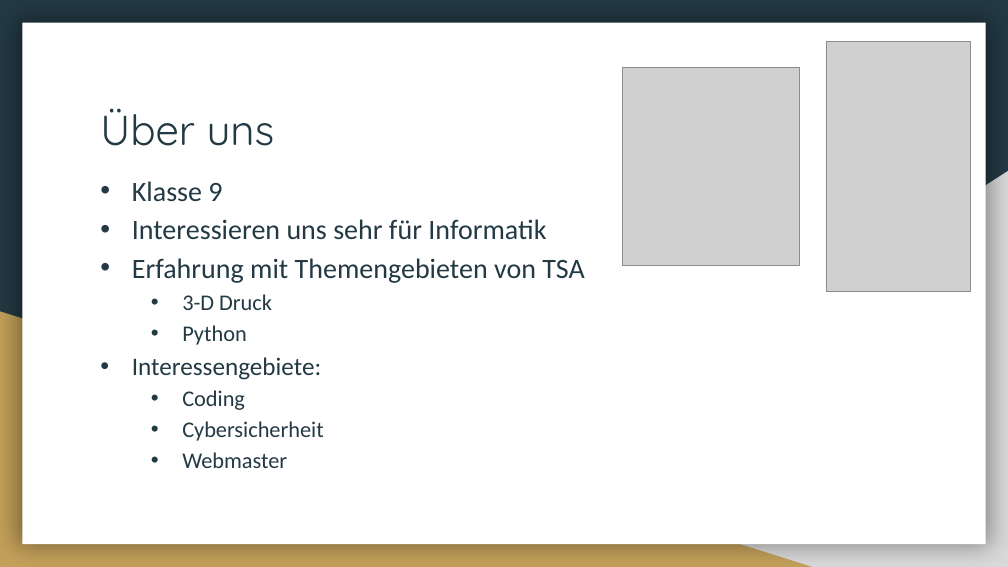
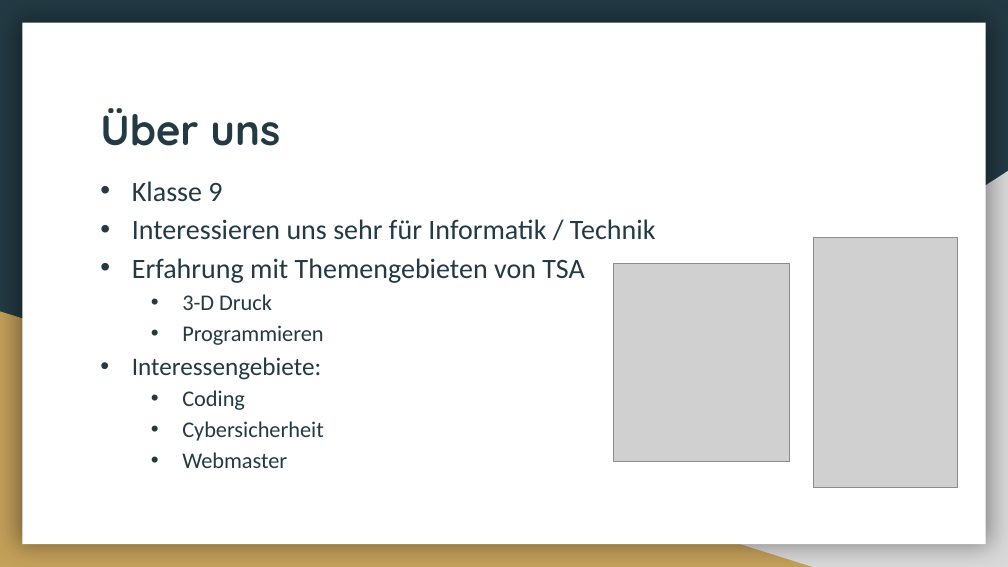
Before and after one commit to Lexa-Heda/TSA, a slide deck: slide 3 of TSA_Vortrag.pptx. Drawn at 1008x567 pixels with LibreOffice and Linux fonts; fonts in the diff are those of the drawing; grey boxes stand for pictures. Boxes give left, top, right and bottom in pixels: in the first picture for what was removed or moved away, otherwise in the second. Text is boxed around its words. In the diff, an @@ line names an element or a change of style, - is before the commit and + after.

```diff
--- a/TSA_Vortrag.pptx
+++ b/TSA_Vortrag.pptx
@@ title "Über uns" at (x1=100, y1=108, x2=280, y2=146): bold on @@
@@ text at (x1=132, y1=219, x2=656, y2=240): text changed @@
-• Interessieren uns sehr für Informatik
+• Interessieren uns sehr für Informatik / Technik
@@ picture moved from (x1=827, y1=41, x2=971, y2=292) to (x1=813, y1=237, x2=958, y2=488) @@
@@ picture moved from (x1=623, y1=68, x2=799, y2=266) to (x1=613, y1=263, x2=789, y2=462) @@
@@ text at (x1=182, y1=325, x2=323, y2=345): text changed @@
-  • Python
+  • Programmieren
```
Also in this commit, not shown: 6 other slides changed, 1 slide added, 1 slide removed, 2 other files.
